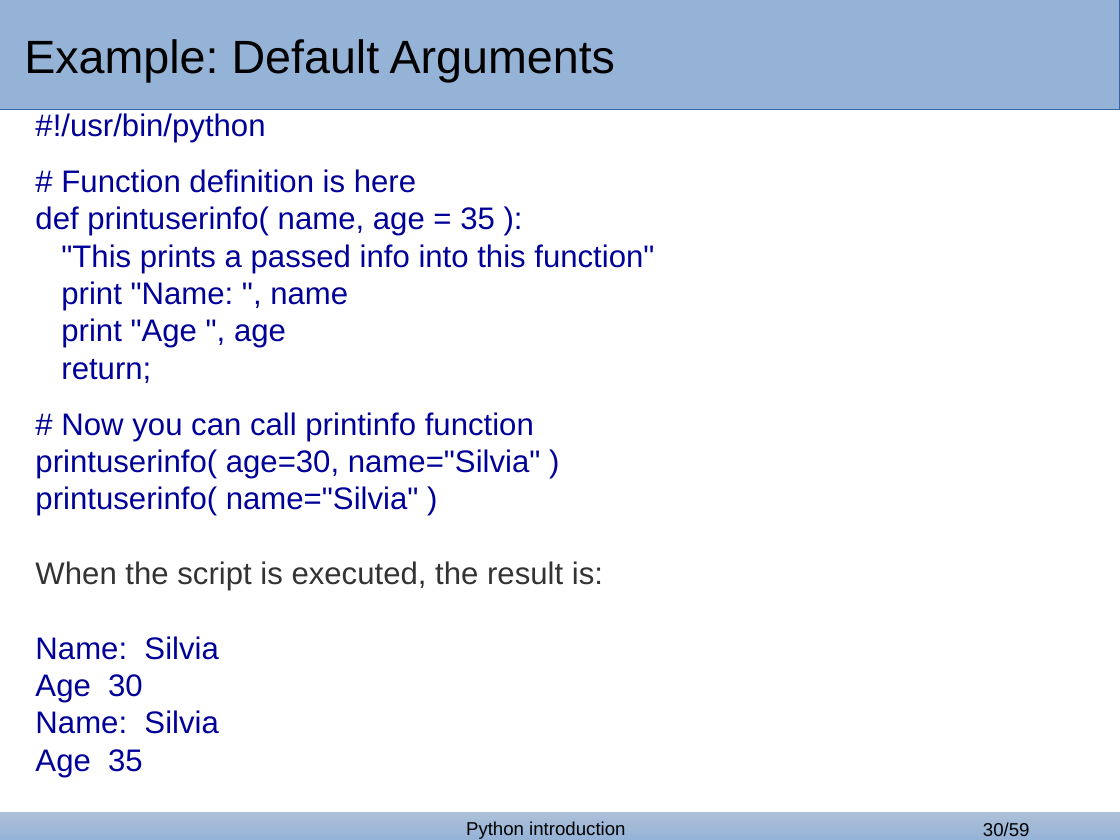
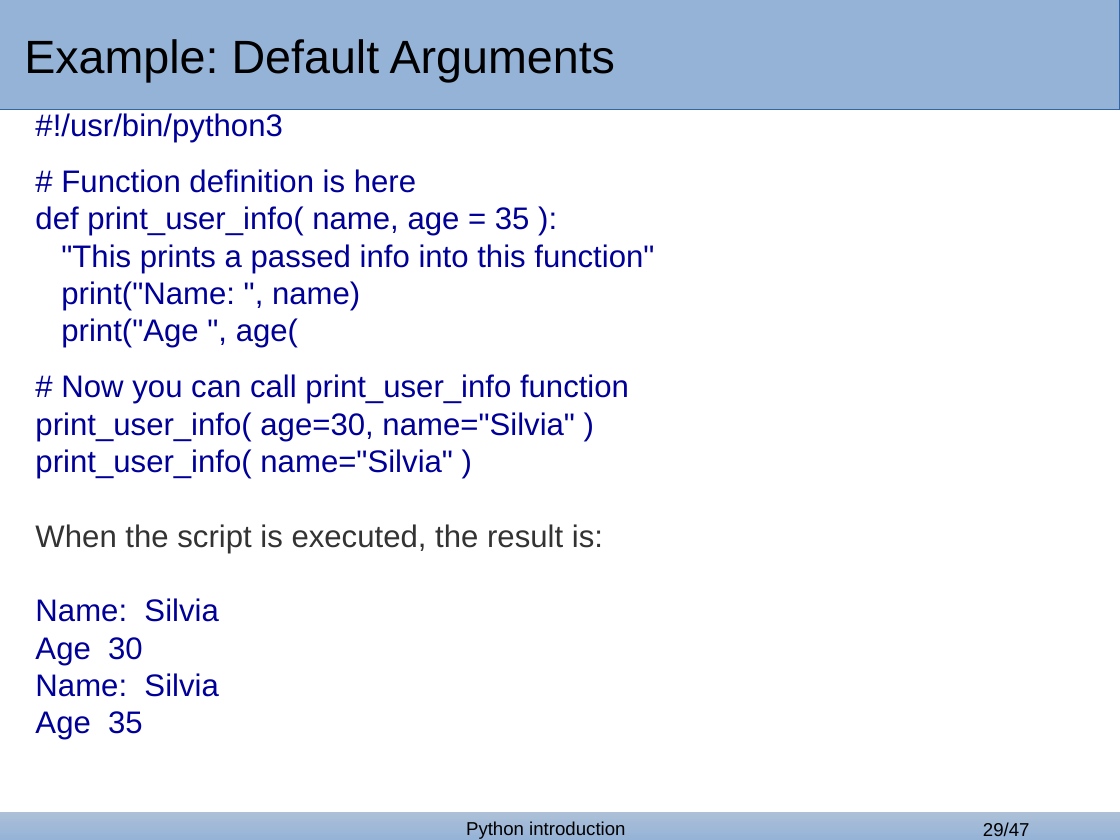
Before and after one commit to bertocco/abilita_info_units_1920, a slide deck: slide 29 of lezioni/python_lessons/python_1_covid.odp (slide 30 before the commit). Drawn at 1120x840 pixels with LibreOffice and Linux fonts; fonts in the diff are those of the drawing; background and template pictures are left out. Boxes give left, top, right and bottom in pixels: in the first picture for what was removed or moved away, otherwise in the second. Text is boxed around its words. In the diff, an @@ line names an element or a change of style, - is before the commit and + after.

```diff
--- a/lezioni/python_lessons/python_1_covid.odp
+++ b/lezioni/python_lessons/python_1_covid.odp
@@ text at (x1=35, y1=113, x2=282, y2=142): text changed @@
-#!/usr/bin/python
+#!/usr/bin/python3
@@ text at (x1=35, y1=206, x2=530, y2=236): text changed @@
-def printuserinfo( name, age = 35 ):
+def print_user_info( name, age = 35 ):
@@ text at (x1=35, y1=281, x2=629, y2=478): text changed @@
-print "Name: ", name
-print "Age ", age
-return;
-# Now you can call printinfo function
-printuserinfo( age=30, name="Silvia" )
-printuserinfo( name="Silvia" )
+print("Name: ", name)
+print("Age ", age(
+# Now you can call print_user_info function
+print_user_info( age=30, name="Silvia" )
+print_user_info( name="Silvia" )
@@ page number at (x1=983, y1=822, x2=1030, y2=836): text changed @@
-30/59
+29/47
```
Also in this commit, not shown: 29 other slides changed, 12 slides removed.
